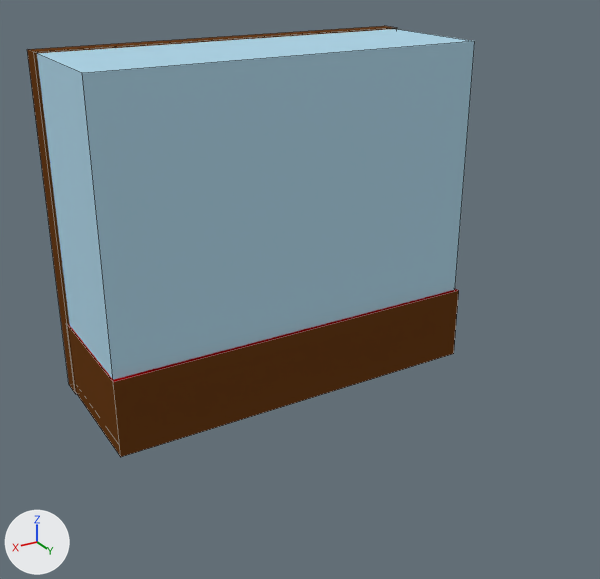
What one commit did to the Blender file theroom/excersizes/museum/montre_volver.blend.
The view is the same before and after, from a camera (50 mm lens) standing at (5.33, 9.65, 5.96) and looking at (0.3, 1.26, 1.76). Every picture has the same lights, and +X, +Y and +Z are marked at lower left. Mesh edges are drawn as thin lines.
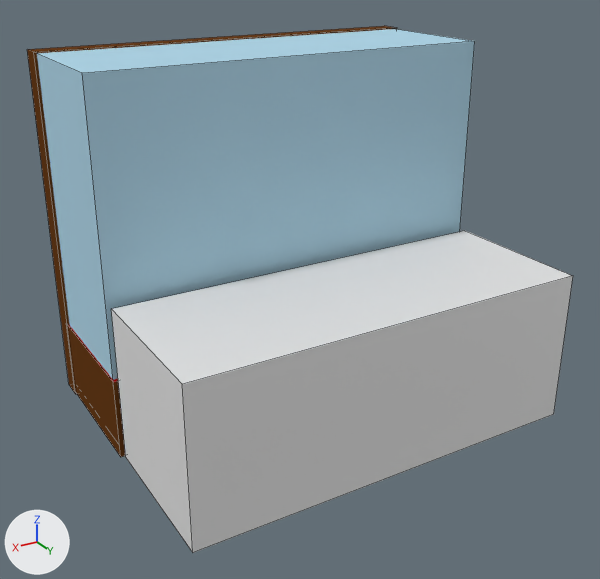
Location of each change, (x1, y1, x2, y2) in pixels of the pictures (600 x 579 px):
'front.zone', added
    after: (111, 231, 573, 553)
'Cube.006', unchanged, covered by the edit
    before: (68, 289, 459, 457)
    after: (68, 325, 125, 457)

The edits, one by one:
Mesh me_cube_002 is new.
It is a box spanning x -1.0..1.0, y -1.0..1.0, z -1.0..1.0.
Object 'front.zone' (ob_front_zone) is new; it shows me_cube_002.
Its location is (0.12, 2.18, 1.03).
Its scale is (2.62, 1.0, 1.0).
